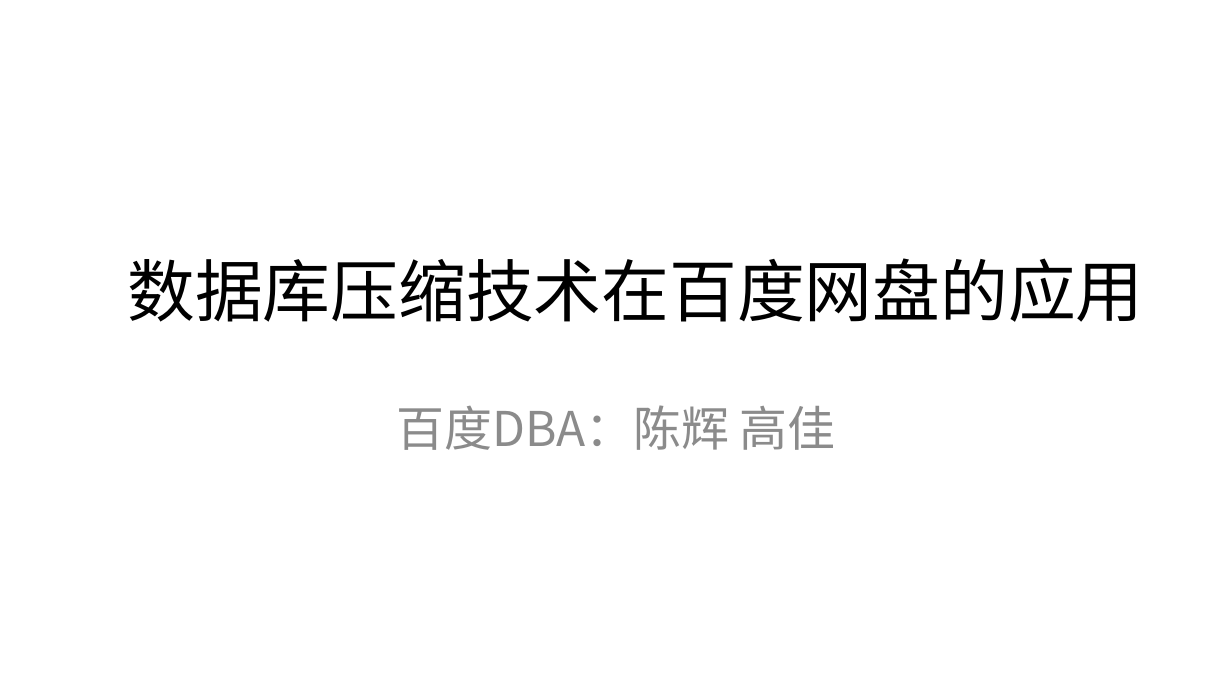
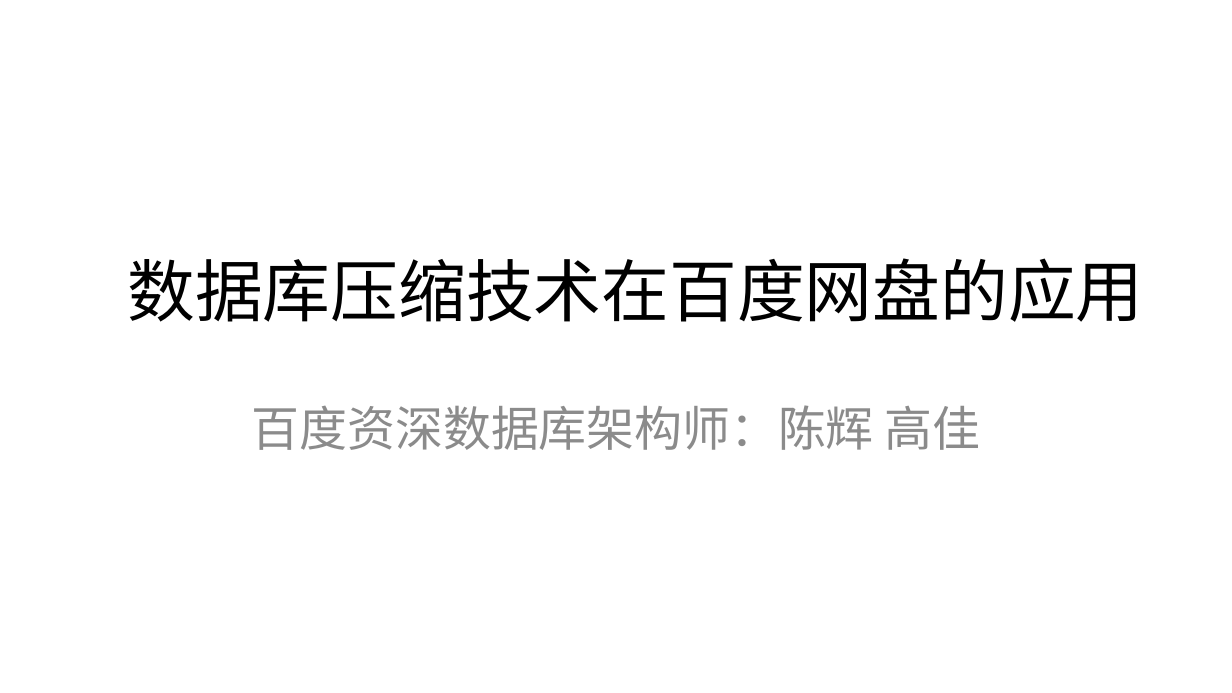
Before and after one commit to wisehead/techblog, a slide deck: slide 2 of database/MySQL/DTCC2019/DTCC2019_Database_Compress_for_BaiduNetDisk_V0.11.pptx. Drawn at 1232x693 pixels with LibreOffice and Linux fonts; fonts in the diff are those of the drawing; background and template pictures are left out. Boxes give left, top, right and bottom in pixels: in the first picture for what was removed or moved away, otherwise in the second. Text is boxed around its words. In the diff, an @@ line names an element or a change of style, - is before the commit and + after.

```diff
--- a/database/MySQL/DTCC2019/DTCC2019_Database_Compress_for_BaiduNetDisk_V0.11.pptx
+++ b/database/MySQL/DTCC2019/DTCC2019_Database_Compress_for_BaiduNetDisk_V0.11.pptx
@@ subtitle at [252,405,980,450]: text changed @@
-百度DBA：陈辉 高佳
+百度资深数据库架构师：陈辉 高佳
```
Also in this commit, not shown: 7 other slides changed, 1 slide removed, 1 other file.
